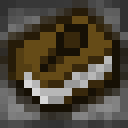
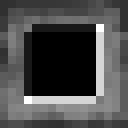
Layered file, before and after one edit (128 x 128). Changes by layer:
added layer "block_user" above "pinhole" over [24, 24, 104, 104]
hid "guide" over [0, 0, 128, 120]
